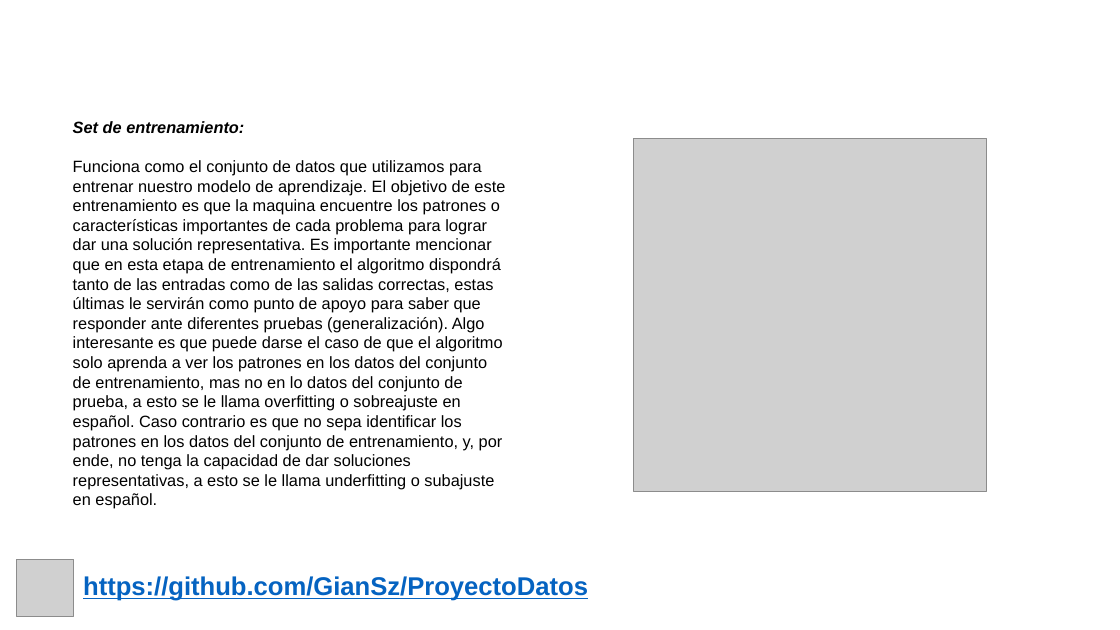
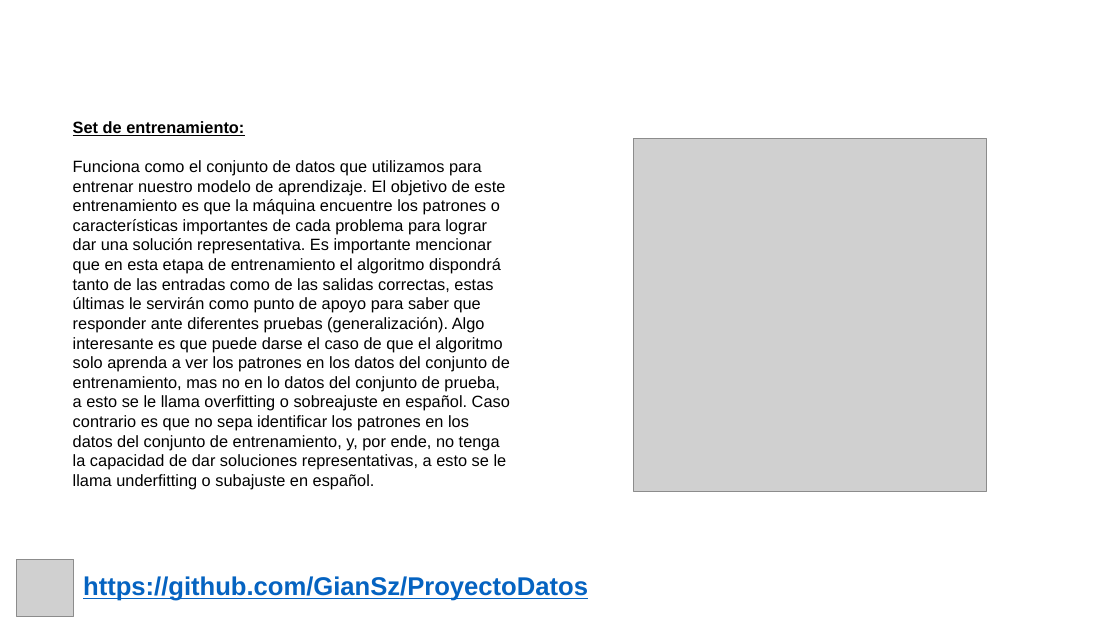
Before and after one commit to GianSz/ProyectoDatos, a slide deck: slide 12 of Presentacion/Presentación Proyecto.pptx (slide 10 before the commit). Drawn at 1120x630 pixels with LibreOffice and Linux fonts; fonts in the diff are those of the drawing; grey boxes stand for pictures; background and template pictures are left out. Boxes give left, top, right and bottom in pixels: in the first picture for what was removed or moved away, otherwise in the second. Text is boxed around its words. In the diff, an @@ line names an element or a change of style, - is before the commit and + after.

```diff
--- a/Presentacion/Presentación Proyecto.pptx
+++ b/Presentacion/Presentación Proyecto.pptx
@@ text added at (73, 121, 98, 136), 22 pt, text #FFFFFF, bold @@
+Conjuntos (Set)
@@ text at (103, 121, 244, 136): italic off, underline on in "Set de entrenamiento:" @@
@@ text at (73, 160, 510, 490): text changed @@
-Funciona como el conjunto de datos que utilizamos para entrenar nuestro modelo de aprendizaje. El objetivo de este entrenamiento es que la maquina encuentre los patrones o características importantes de cada problema para lograr dar una solución representativa. Es importante mencionar que en esta etapa de entrenamiento el algoritmo dispondrá tanto de las entradas como de las salidas correctas, estas últimas le servirán como punto de apoyo para saber que responder ante diferentes pruebas (generalización). Algo interesante es que puede darse el caso de que el algoritmo solo aprenda a ver los patrones en los datos del conjunto de entrenamiento, mas no en lo datos del conjunto de prueba, a esto se le llama overfitting o sobreajuste en español. Caso contrario es que no sepa identificar los patrones en los datos del conjunto de entrenamiento, y, por ende, no tenga la capacidad de dar soluciones representativas, a esto se le llama underfitting o subajuste en español.
+Funciona como el conjunto de datos que utilizamos para entrenar nuestro modelo de aprendizaje. El objetivo de este entrenamiento es que la máquina encuentre los patrones o características importantes de cada problema para lograr dar una solución representativa. Es importante mencionar que en esta etapa de entrenamiento el algoritmo dispondrá tanto de las entradas como de las salidas correctas, estas últimas le servirán como punto de apoyo para saber que responder ante diferentes pruebas (generalización). Algo interesante es que puede darse el caso de que el algoritmo solo aprenda a ver los patrones en los datos del conjunto de entrenamiento, mas no en lo datos del conjunto de prueba, a esto se le llama overfitting o sobreajuste en español. Caso contrario es que no sepa identificar los patrones en los datos del conjunto de entrenamiento, y, por ende, no tenga la capacidad de dar soluciones representativas, a esto se le llama underfitting o subajuste en español.
```
Also in this commit, not shown: 1 other slide changed, 3 slides added, 1 slide removed.
